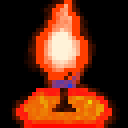
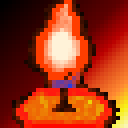
Layer changes from the first 128px x 128px image to the second:
added layer "Gradient-Background" above "3 Flames" over [0, 0, 128, 128]
